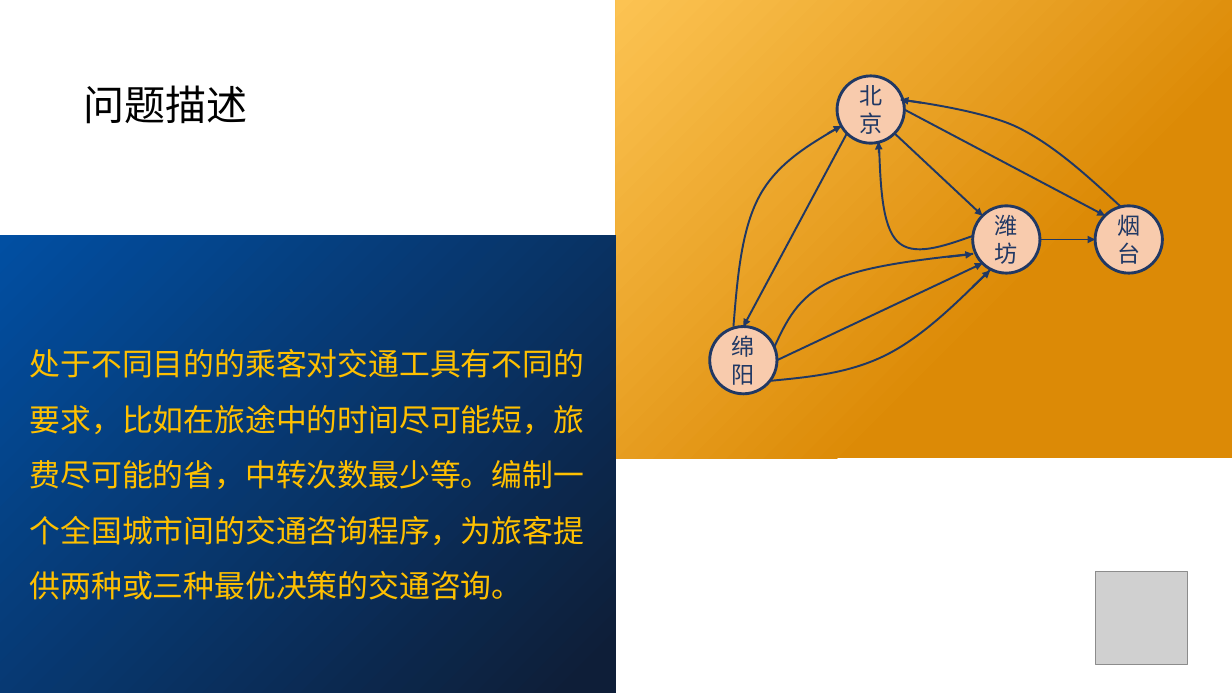
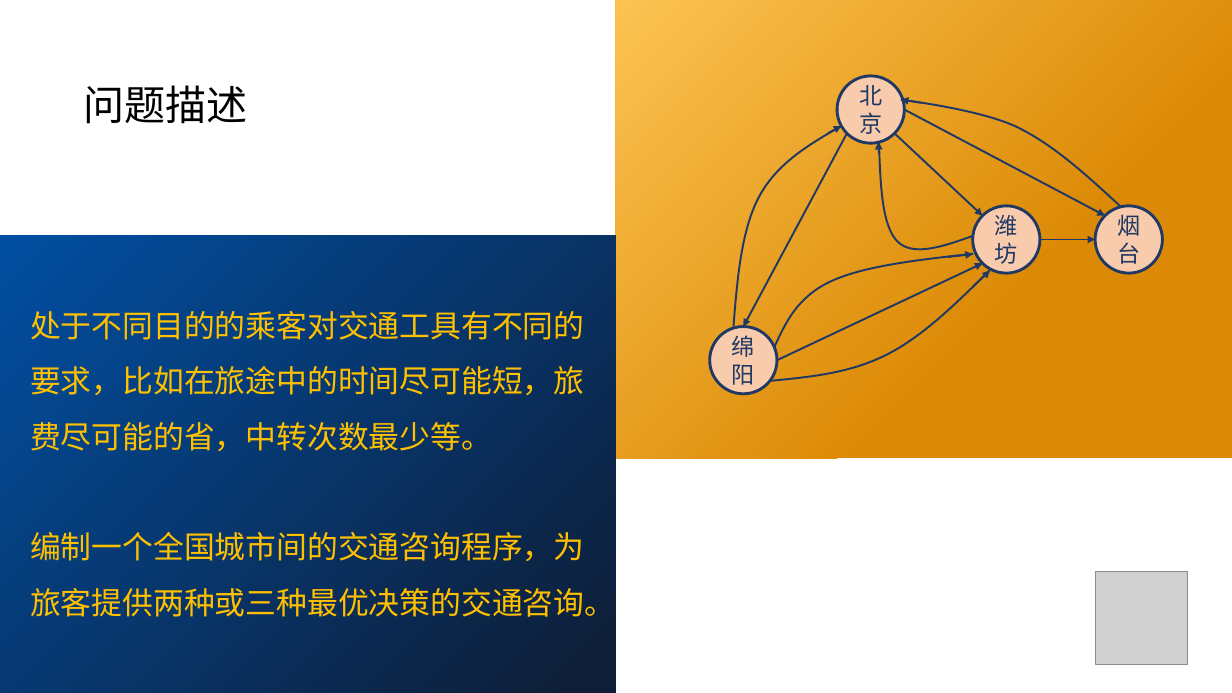
Before and after one commit to Zemdalk/DS-project-work, a slide deck: slide 5 of reports/课堂汇报.pptx. Drawn at 1232x693 pixels with LibreOffice and Linux fonts; fonts in the diff are those of the drawing; grey boxes stand for pictures. Boxes give left, top, right and bottom in pixels: in the first picture for what was removed or moved away, otherwise in the second. Text is boxed around its words. In the diff, an @@ line names an element or a change of style, - is before the commit and + after.

```diff
--- a/reports/课堂汇报.pptx
+++ b/reports/课堂汇报.pptx
@@ text at <box>30,305,615,623</box>: text changed @@
-处于不同目的的乘客对交通工具有不同的要求，比如在旅途中的时间尽可能短，旅费尽可能的省，中转次数最少等。编制一个全国城市间的交通咨询程序，为旅客提供两种或三种最优决策的交通咨询。
+处于不同目的的乘客对交通工具有不同的要求，比如在旅途中的时间尽可能短，旅费尽可能的省，中转次数最少等。
+编制一个全国城市间的交通咨询程序，为旅客提供两种或三种最优决策的交通咨询。
```
Also in this commit, not shown: 4 other slides changed, 13 slides added, 1 slide removed.
